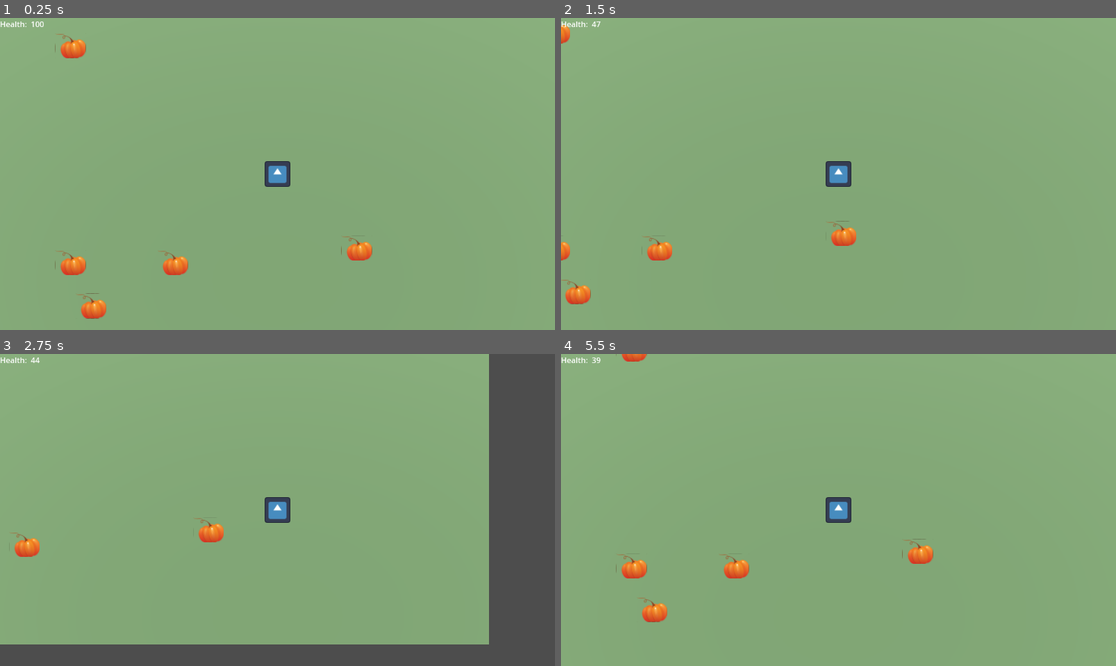
Above: before the commit, frames 1-4 (two rows, left to right).
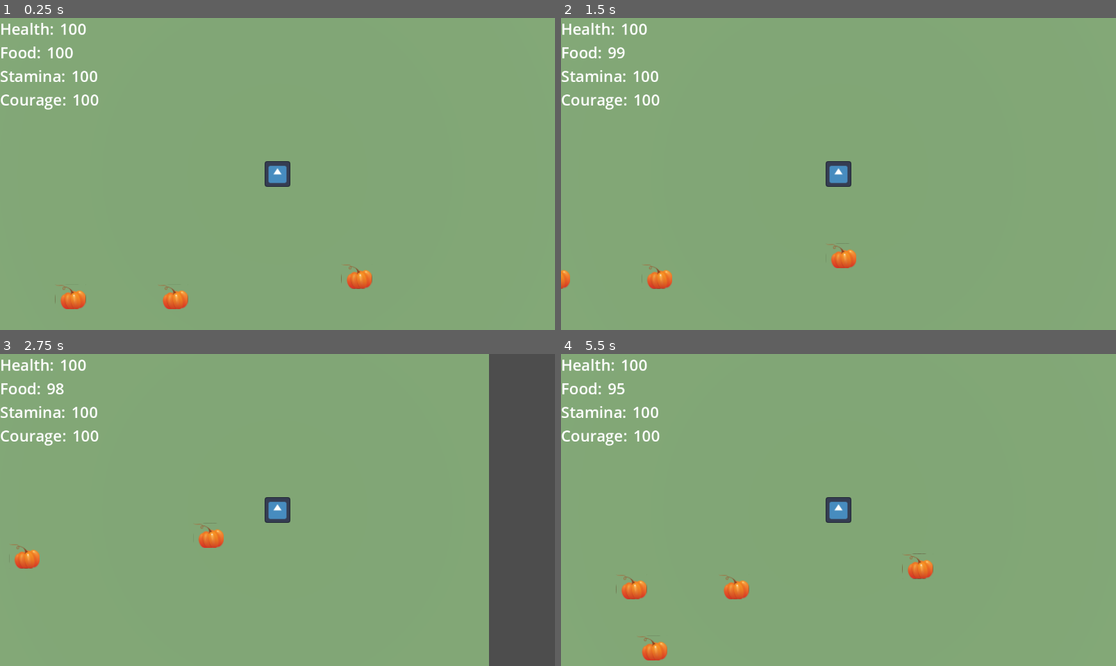
Above: after the commit, the same moments.

Repository: wattsUpJaz/Halloween2022
Game: Godot game, scene res://world.tscn
Two runs of this game, one before a commit and one after it. Both use one fixed random seed, a clock stepped at 60 frames per second and the inputs below. The engine's default icon, where the game draws it, is replaced by a stand-in: a white triangle on a blue panel in a dark square.
Inputs:
- Up to frame 1 (0.25 s): no input
- Up to frame 2 (1.5 s): tap Enter at 0.5 s; hold Right (ui_right) 0.53-1.28 s; hold Down (ui_down) from 1.28 s (still down)
- Up to frame 3 (2.75 s): release Down (ui_down) at 2.03 s; hold Right (ui_right) from 2.03 s (still down)
- Up to frame 4 (5.5 s): release Right (ui_right) at 2.78 s; hold Up (ui_up) 2.78-3.53 s; hold Left (ui_left) 3.53-5.03 s; hold Down (ui_down) from 5.03 s (still down)

The runs differ from the first frame. In frame 1, 2.9% of the frame differs, in the area x 0-68%, y 1-97%; in frame 2, 2.4%; in frame 3, 7.8%, in the area x 0-89%, y 1-100%; in frame 4, 3.0%.

Commit message:
add skeletons of player stats

Diff:
--- a/craft-resource.gd
+++ b/craft-resource.gd
@@ -1,5 +1,4 @@
 extends Area3D
-
 
 # Called when the node enters the scene tree for the first time.
 func _ready():
@@ -11,7 +10,4 @@
 	pass
 
 func _on_craft_resource_body_entered(body: Node3D):
-	var player = body as Player
-	if player:
-		player.add_pumpkin()
-		queue_free()
+	queue_free()
--- a/craft-resource.tscn
+++ b/craft-resource.tscn
@@ -11,10 +11,11 @@
 script = ExtResource("1_7exjs")
 
 [node name="CollisionShape3d" type="CollisionShape3D" parent="."]
+transform = Transform3D(1, 0, 0, 0, 1, 0, 0, 0, 1, 0, 0.0816095, 0)
 shape = SubResource("BoxShape3D_3h1m0")
 
 [node name="Sprite3d" type="Sprite3D" parent="."]
-transform = Transform3D(1, 0, 0, 0, 1, 0, 0, 0, 1, -0.125612, 0.00348943, 0)
+transform = Transform3D(1, 0, 0, 0, 1, 0, 0, 0, 1, -0.125612, 0.190889, 0)
 billboard = 1
 texture = ExtResource("2_l56f1")
 
--- a/player.tscn
+++ /dev/null
@@ -1,67 +0,0 @@
-[gd_scene load_steps=4 format=3 uid="uid://ie6l7jgk0e75"]
-
-[ext_resource type="Script" path="res://player.gd" id="1_fx837"]
-[ext_resource type="Texture2D" uid="uid://bp14e6il0gjmg" path="res://icon.svg" id="2_6ei8g"]
-
-[sub_resource type="BoxShape3D" id="BoxShape3D_wkvs5"]
-size = Vector3(1.304, 0.777, 0.729249)
-
-[node name="Player" type="CharacterBody3D"]
-script = ExtResource("1_fx837")
-
-[node name="Sprite3d" type="Sprite3D" parent="."]
-transform = Transform3D(1, 0, 0, 0, 0.707107, 0.707107, 0, -0.707107, 0.707107, 0, 0.602423, 0)
-billboard = 1
-alpha_cut = 2
-texture = ExtResource("2_6ei8g")
-
-[node name="Camera3d" type="Camera3D" parent="Sprite3d"]
-transform = Transform3D(1, 0, 0, 0, 0.999999, 0, 0, 0, 0.999999, 0, 0, 9.596)
-projection = 1
-size = 15.2532
-
-[node name="Label3d" type="Label3D" parent="Sprite3d"]
-transform = Transform3D(1, 0, 0, 0, 1, 0, 0, 0, 1, 0, 0.95, 0)
-visible = false
-pixel_size = 0.01
-text = "0"
-
-[node name="CollisionShape3d" type="CollisionShape3D" parent="."]
-transform = Transform3D(1, 0, 0, 0, 1.52215, 0, 0, 0, 1, 0, 0.606601, 0)
-shape = SubResource("BoxShape3D_wkvs5")
-
-[node name="PlayerUI" type="Control" parent="."]
-layout_mode = 3
-anchors_preset = 15
-anchor_right = 1.0
-anchor_bottom = 1.0
-grow_horizontal = 2
-grow_vertical = 2
-
-[node name="HBoxContainer" type="HBoxContainer" parent="PlayerUI"]
-anchors_preset = 10
-anchor_right = 1.0
-offset_bottom = 26.0
-grow_horizontal = 2
-
-[node name="HealthLabel" type="Label" parent="PlayerUI/HBoxContainer"]
-offset_right = 60.0
-offset_bottom = 26.0
-text = "Health: "
-
-[node name="HealthCount" type="Label" parent="PlayerUI/HBoxContainer"]
-offset_left = 64.0
-offset_right = 92.0
-offset_bottom = 26.0
-text = "100"
-
-[node name="HealthTimer" type="Timer" parent="."]
-wait_time = 0.5
-autostart = true
-
-[node name="MovementVarianceTimer" type="Timer" parent="."]
-wait_time = 3.0
-autostart = true
-
-[connection signal="timeout" from="HealthTimer" to="." method="_on_health_timer_timeout"]
-[connection signal="timeout" from="MovementVarianceTimer" to="." method="_on_movement_variance_timer_timeout"]
--- /dev/null
+++ b/player/courage-stat.gd
@@ -0,0 +1,4 @@
+extends BoxContainer
+
+signal courage_change
+var courage = 100
--- /dev/null
+++ b/player/food-stat.gd
@@ -0,0 +1,10 @@
+extends BoxContainer
+
+signal food_change
+var food = 100
+
+
+func _on_timer_timeout():
+	food -= 1
+	$Count.text = str(food)
+	emit_signal("food_change")
--- /dev/null
+++ b/player/health-stat.gd
@@ -0,0 +1,4 @@
+extends BoxContainer
+
+signal health_change
+var health = 100
--- a/player.gd
+++ b/player/player.gd
@@ -7,14 +7,15 @@
 # Get the gravity from the project settings to be synced with RigidBody nodes.
 var gravity = ProjectSettings.get_setting("physics/3d/default_gravity")
 
-# inventory
-var pumpkins = 0
-
 # stats
-var health = 49
+var health = 100
+var food = 100
+var stamina = 100
+var courage = 100
 
 func _ready():
 	randomize()
+	$PlayerUI/VBoxContainer/HealthStat.health = health
 
 func _physics_process(delta):
 	# Add the gravity.
@@ -35,10 +36,3 @@
 		velocity.z = move_toward(velocity.z, 0, speed)
 
 	move_and_slide()
-
-func add_pumpkin():
-	health += 10
-
-func _on_health_timer_timeout():
-	health -= 1
-	$PlayerUI/HBoxContainer/HealthCount.text = str(health)
--- /dev/null
+++ b/player/player.tscn
@@ -0,0 +1,127 @@
+[gd_scene load_steps=9 format=3 uid="uid://bmvbwsvcvxiln"]
+
+[ext_resource type="Script" path="res://player/player.gd" id="1_j84q3"]
+[ext_resource type="Texture2D" uid="uid://bp14e6il0gjmg" path="res://icon.svg" id="2_q8q7u"]
+[ext_resource type="Script" path="res://player/health-stat.gd" id="3_1qgfq"]
+[ext_resource type="LabelSettings" uid="uid://b4euba1c38cvd" path="res://resources/label-settings.tres" id="4_5bi7y"]
+[ext_resource type="Script" path="res://player/food-stat.gd" id="4_f7ind"]
+[ext_resource type="Script" path="res://player/stamina-stat.gd" id="5_gv3ee"]
+[ext_resource type="Script" path="res://player/courage-stat.gd" id="6_xeesl"]
+
+[sub_resource type="BoxShape3D" id="BoxShape3D_wkvs5"]
+size = Vector3(1.304, 0.777, 0.729249)
+
+[node name="Player" type="CharacterBody3D"]
+script = ExtResource("1_j84q3")
+
+[node name="Sprite3d" type="Sprite3D" parent="."]
+transform = Transform3D(1, 0, 0, 0, -4.37114e-08, 1, 0, -1, -4.37114e-08, 0, 0.602423, 0)
+billboard = 1
+alpha_cut = 2
+texture = ExtResource("2_q8q7u")
+
+[node name="Camera3d" type="Camera3D" parent="Sprite3d"]
+transform = Transform3D(1, 0, 0, 0, 0.999999, 0, 0, 0, 0.999999, 0, 0, 9.596)
+projection = 1
+size = 15.2532
+
+[node name="Label3d" type="Label3D" parent="Sprite3d"]
+transform = Transform3D(1, 0, 0, 0, 1, 0, 0, 0, 1, 0, 0.95, 0)
+visible = false
+pixel_size = 0.01
+text = "0"
+
+[node name="CollisionShape3d" type="CollisionShape3D" parent="."]
+transform = Transform3D(1, 0, 0, 0, 1.52215, 0, 0, 0, 1, 0, 0.606601, 0)
+shape = SubResource("BoxShape3D_wkvs5")
+
+[node name="PlayerUI" type="Control" parent="."]
+layout_mode = 3
+anchors_preset = 15
+anchor_right = 1.0
+anchor_bottom = 1.0
+grow_horizontal = 2
+grow_vertical = 2
+
+[node name="VBoxContainer" type="VBoxContainer" parent="PlayerUI"]
+offset_bottom = 26.0
+
+[node name="HealthStat" type="BoxContainer" parent="PlayerUI/VBoxContainer"]
+offset_right = 204.0
+offset_bottom = 48.0
+script = ExtResource("3_1qgfq")
+
+[node name="Label" type="Label" parent="PlayerUI/VBoxContainer/HealthStat"]
+offset_right = 120.0
+offset_bottom = 48.0
+text = "Health: "
+label_settings = ExtResource("4_5bi7y")
+
+[node name="Count" type="Label" parent="PlayerUI/VBoxContainer/HealthStat"]
+offset_left = 124.0
+offset_right = 178.0
+offset_bottom = 48.0
+text = "100"
+label_settings = ExtResource("4_5bi7y")
+
+[node name="FoodStat" type="BoxContainer" parent="PlayerUI/VBoxContainer"]
+offset_top = 52.0
+offset_right = 204.0
+offset_bottom = 100.0
+script = ExtResource("4_f7ind")
+
+[node name="Label" type="Label" parent="PlayerUI/VBoxContainer/FoodStat"]
+offset_right = 94.0
+offset_bottom = 48.0
+text = "Food: "
+label_settings = ExtResource("4_5bi7y")
+
+[node name="Count" type="Label" parent="PlayerUI/VBoxContainer/FoodStat"]
+offset_left = 98.0
+offset_right = 152.0
+offset_bottom = 48.0
+text = "100"
+label_settings = ExtResource("4_5bi7y")
+
+[node name="Timer" type="Timer" parent="PlayerUI/VBoxContainer/FoodStat"]
+autostart = true
+
+[node name="StaminaStat" type="BoxContainer" parent="PlayerUI/VBoxContainer"]
+offset_top = 104.0
+offset_right = 204.0
+offset_bottom = 152.0
+script = ExtResource("5_gv3ee")
+
+[node name="Label" type="Label" parent="PlayerUI/VBoxContainer/StaminaStat"]
+offset_right = 146.0
+offset_bottom = 48.0
+text = "Stamina: "
+label_settings = ExtResource("4_5bi7y")
+
+[node name="Count" type="Label" parent="PlayerUI/VBoxContainer/StaminaStat"]
+offset_left = 150.0
+offset_right = 204.0
+offset_bottom = 48.0
+text = "100"
+label_settings = ExtResource("4_5bi7y")
+
+[node name="CourageStat" type="BoxContainer" parent="PlayerUI/VBoxContainer"]
+offset_top = 156.0
+offset_right = 204.0
+offset_bottom = 204.0
+script = ExtResource("6_xeesl")
+
+[node name="Label" type="Label" parent="PlayerUI/VBoxContainer/CourageStat"]
+offset_right = 146.0
+offset_bottom = 48.0
+text = "Courage: "
+label_settings = ExtResource("4_5bi7y")
+
+[node name="Count" type="Label" parent="PlayerUI/VBoxContainer/CourageStat"]
+offset_left = 150.0
+offset_right = 204.0
+offset_bottom = 48.0
+text = "100"
+label_settings = ExtResource("4_5bi7y")
+
+[connection signal="timeout" from="PlayerUI/VBoxContainer/FoodStat/Timer" to="PlayerUI/VBoxContainer/FoodStat" method="_on_timer_timeout"]
--- /dev/null
+++ b/player/stamina-stat.gd
@@ -0,0 +1,4 @@
+extends BoxContainer
+
+signal stamina_change
+var stamina = 100
--- a/project.godot
+++ b/project.godot
@@ -12,7 +12,7 @@
 "base": "CharacterBody3D",
 "class": &"Player",
 "language": &"GDScript",
-"path": "res://player.gd"
+"path": "res://player/player.gd"
 }]
 _global_script_class_icons={
 "Player": ""
--- /dev/null
+++ b/resources/label-settings.tres
@@ -0,0 +1,4 @@
+[gd_resource type="LabelSettings" format=3 uid="uid://b4euba1c38cvd"]
+
+[resource]
+font_size = 32
--- a/world.tscn
+++ b/world.tscn
@@ -1,7 +1,7 @@
-[gd_scene load_steps=6 format=3 uid="uid://bfkpnxpgu7qfv"]
+[gd_scene load_steps=6 format=3 uid="uid://drpv3jvnbtdpy"]
 
 [ext_resource type="Script" path="res://world.gd" id="1_75vlu"]
-[ext_resource type="PackedScene" uid="uid://ie6l7jgk0e75" path="res://player.tscn" id="1_fumg7"]
+[ext_resource type="PackedScene" uid="uid://bmvbwsvcvxiln" path="res://player/player.tscn" id="1_fumg7"]
 
 [sub_resource type="StandardMaterial3D" id="StandardMaterial3D_nocyo"]
 albedo_color = Color(0.494118, 0.643137, 0.447059, 1)
@@ -15,16 +15,6 @@
 script = ExtResource("1_75vlu")
 
 [node name="Player" parent="." instance=ExtResource("1_fumg7")]
-transform = Transform3D(1, 0, 0, 0, 1, 0, 0, 0, 1, 0, 0.0695372, 0)
-
-[node name="HBoxContainer" parent="Player/PlayerUI" index="0"]
-layout_mode = 3
-
-[node name="HealthLabel" parent="Player/PlayerUI/HBoxContainer" index="0"]
-layout_mode = 3
-
-[node name="HealthCount" parent="Player/PlayerUI/HBoxContainer" index="1"]
-layout_mode = 3
 
 [node name="Ground" type="StaticBody3D" parent="."]
 
@@ -39,5 +29,3 @@
 [node name="DirectionalLight3d" type="DirectionalLight3D" parent="."]
 transform = Transform3D(1, 0, 0, 0, -4.37114e-08, 1, 0, -1, -4.37114e-08, 7.88439, 11.2848, -3.97996)
 shadow_blur = 0.0
-
-[editable path="Player"]
